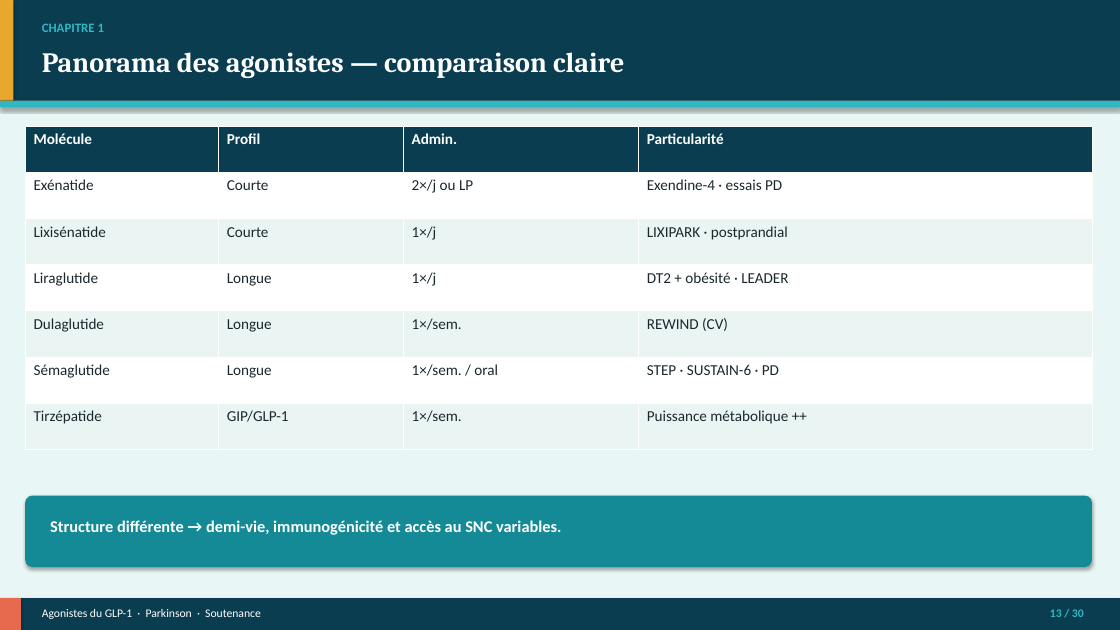
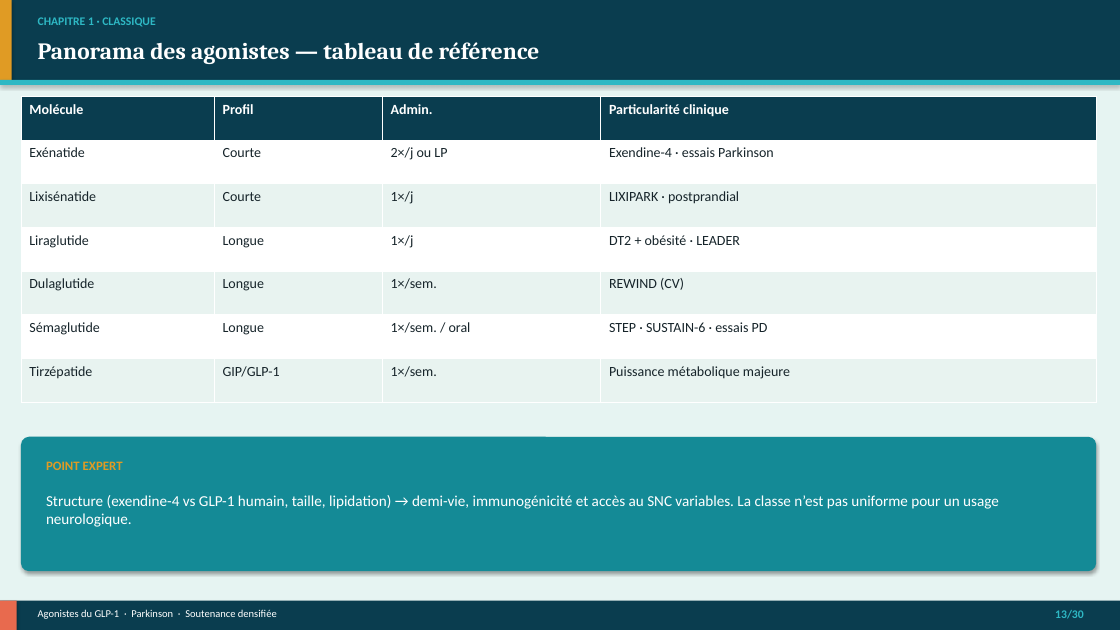
Before and after one commit to Mashtal-Platform/mashtal-platform, a slide deck: slide 13 of docs/presentation/Soutenance_GLP1_Parkinson.pptx. Drawn at 1120x630 pixels with LibreOffice and Linux fonts; fonts in the diff are those of the drawing. Boxes give left, top, right and bottom in pixels: in the first picture for what was removed or moved away, otherwise in the second. Text is boxed around its words. In the diff, an @@ line names an element or a change of style, - is before the commit and + after.

```diff
--- a/docs/presentation/Soutenance_GLP1_Parkinson.pptx
+++ b/docs/presentation/Soutenance_GLP1_Parkinson.pptx
@@ rectangle: place and size @@
-rectangle at <box>0,0,1120,101</box>
+rectangle at <box>0,0,1120,80</box>
@@ rectangle at <box>0,0,1120,630</box>: fill #E8F7F5 to #E6F4F2 @@
@@ rectangle: place and size @@
-rectangle at <box>0,0,13,101</box>
+rectangle at <box>0,0,12,80</box>
@@ rectangle at <box>0,0,12,80</box>: fill #E8A82E to #E09B24 @@
@@ text at <box>38,17,155,27</box>: text changed; size 11 to 10 pt @@
-CHAPITRE 1
+CHAPITRE 1 · CLASSIQUE
@@ text at <box>38,42,540,64</box>: text changed; size 24 to 20 pt @@
-Panorama des agonistes — comparaison claire
+Panorama des agonistes — tableau de référence
@@ rectangle: place and size @@
-rectangle at <box>0,101,1120,108</box>
+rectangle at <box>0,80,1120,85</box>
@@ table at <box>21,97,1096,402</box> @@
-row 1, column 4: Particularité
+row 1, column 4: Particularité clinique
-row 2, column 4: Exendine-4 · essais PD
+row 2, column 4: Exendine-4 · essais Parkinson
-row 6, column 4: STEP · SUSTAIN-6 · PD
+row 6, column 4: STEP · SUSTAIN-6 · essais PD
-row 7, column 4: Puissance métabolique ++
+row 7, column 4: Puissance métabolique majeure
@@ fill #EAF5F3 to #E8F3F0 in 12 cells @@
@@ size 13 to 12 pt in "Molécule", "Profil", "Admin.", "Exénatide" and 20 more places @@
@@ text colour #1A282E to #16242A in "Exénatide", "Courte", "2×/j ou LP", "Lixisénatide" and 17 more places @@
@@ table: place and size @@
-table at <box>25,126,1092,450</box>
+table at <box>21,97,1096,402</box>
@@ rounded rectangle: place and size @@
-rounded rectangle at <box>25,496,1092,567</box>
+rounded rectangle at <box>21,437,1096,571</box>
@@ rounded rectangle at <box>21,437,1096,571</box>: proportions changed @@
@@ text added at <box>46,461,123,470</box>, 11 pt, text #E09B24, bold @@
+POINT EXPERT
@@ text at <box>46,495,999,527</box>: text changed; size 14 to 13 pt; bold off @@
-Structure différente → demi-vie, immunogénicité et accès au SNC variables.
+Structure (exendine-4 vs GLP-1 humain, taille, lipidation) → demi-vie, immunogénicité et accès au SNC variables. La classe n’est pas uniforme pour un usage neurologique.
@@ rectangle: place and size @@
-rectangle at <box>0,598,21,630</box>
+rectangle at <box>0,601,17,630</box>
@@ text at <box>38,609,277,619</box>: text changed; size 10 to 9 pt @@
-Agonistes du GLP-1 · Parkinson · Soutenance
+Agonistes du GLP-1 · Parkinson · Soutenance densifiée
@@ text at <box>1055,610,1084,619</box>: spaces changed @@
-13 / 30
+13/30
```
Also in this commit, not shown: 25 other slides changed, 4 slides added, 4 slides removed, 9 other files.
